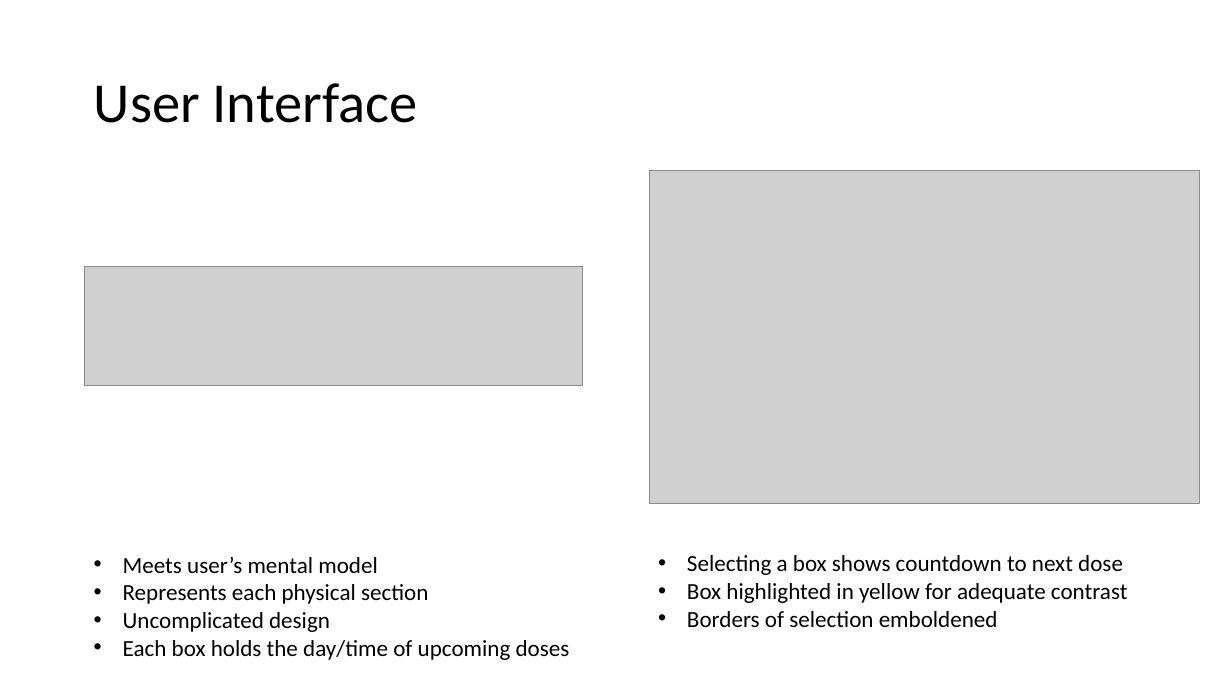
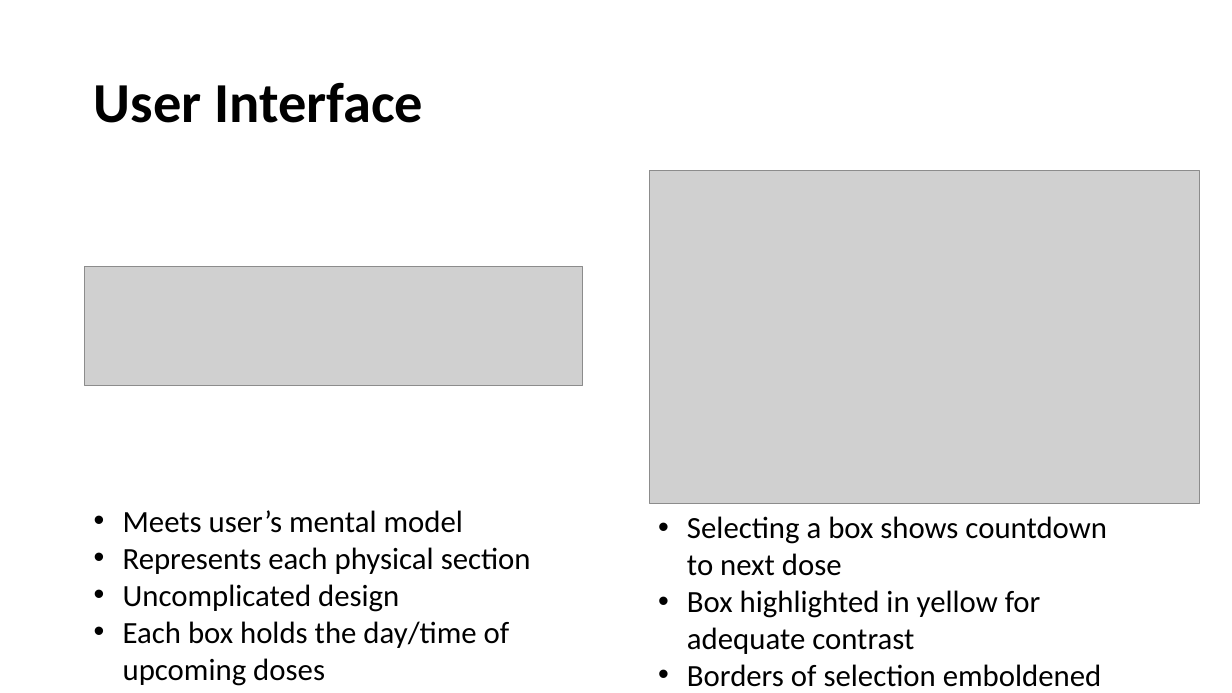
Before and after one commit to cianashby1337/IOT_CA1_Documentation, a slide deck: slide 10 of Screencast_PowerPoint.pptx. Drawn at 1232x693 pixels with LibreOffice and Linux fonts; fonts in the diff are those of the drawing; grey boxes stand for pictures. Boxes give left, top, right and bottom in pixels: in the first picture for what was removed or moved away, otherwise in the second. Text is boxed around its words. In the diff, an @@ line names an element or a change of style, - is before the commit and + after.

Commit message:
Adjust fonts in main powerpoint file
- Headings are 44 bold
- Body is 24
- The user testing metric slide could not go higher than 18 in the grid

```diff
--- a/Screencast_PowerPoint.pptx
+++ b/Screencast_PowerPoint.pptx
@@ title "User Interface" at [94,82,423,123]: bold on @@
@@ text "Meets user’s mental model": place and size @@
-text "Meets user’s mental model" at [123,557,570,660]
+text "Meets user’s mental model" at [123,510,531,686]
@@ text "Meets user’s mental model" at [123,510,531,686]: size 18 to 24 pt @@
@@ text "Selecting a box shows countdown ..." at [687,516,1107,687]: size 18 to 24 pt @@
@@ text "Selecting a box shows countdown ...": place and size @@
-text "Selecting a box shows countdown ..." at [687,555,1128,627]
+text "Selecting a box shows countdown ..." at [687,516,1107,687]
```
Also in this commit, not shown: 24 other slides changed.
